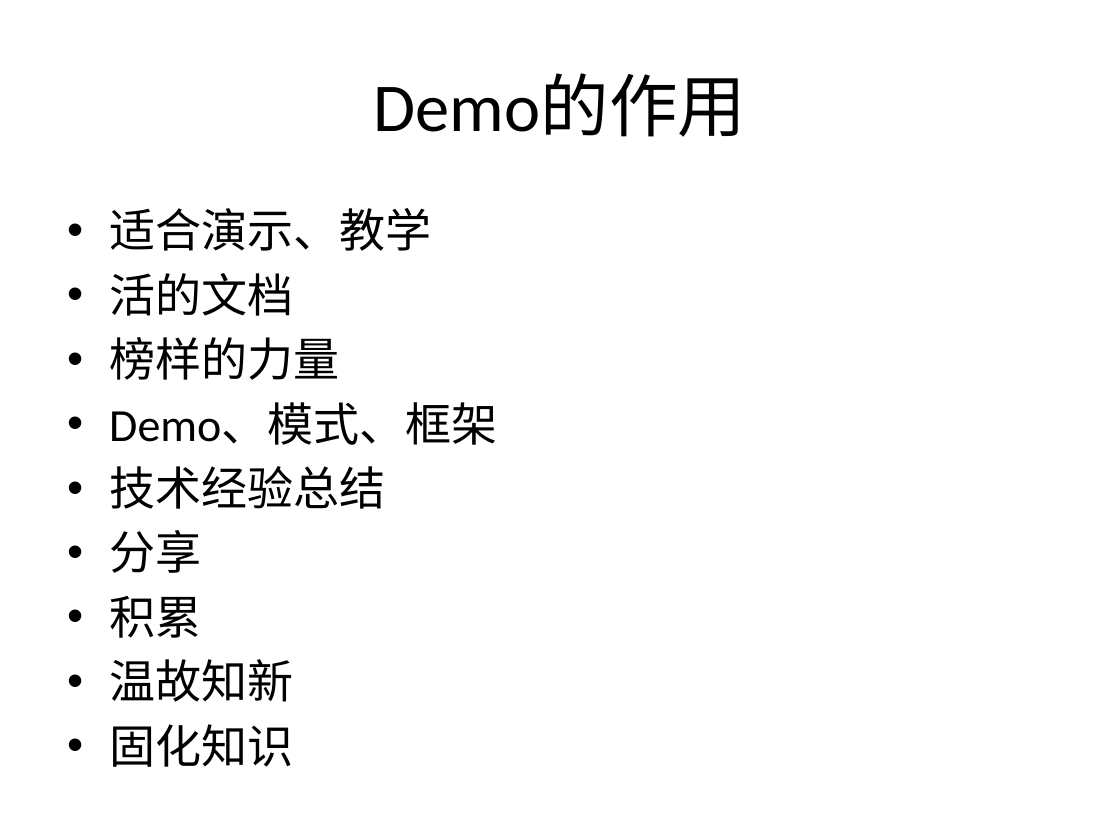
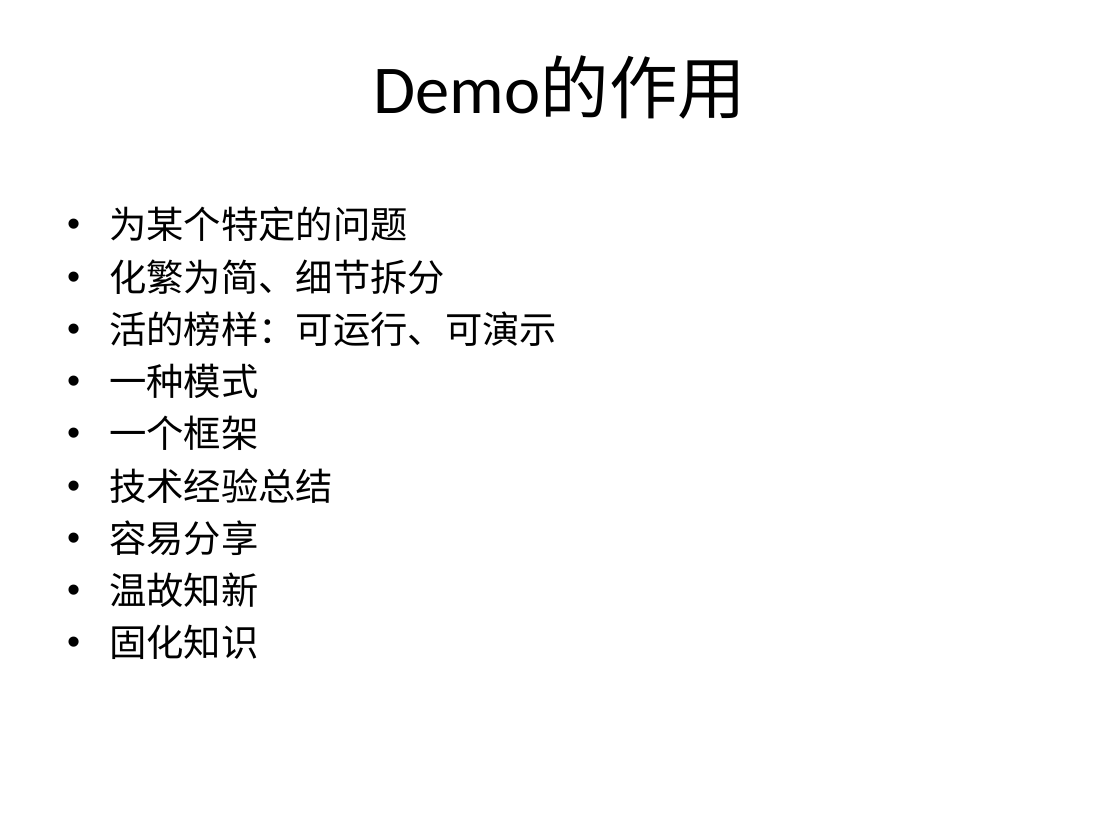
Before and after one commit to boubei-com/boubei-learn, a slide deck: slide 5 of doc/9.Demo的力量.pptx. Drawn at 1120x840 pixels with LibreOffice and Linux fonts; fonts in the diff are those of the drawing. Boxes give left, top, right and bottom in pixels: in the first picture for what was removed or moved away, otherwise in the second. Text is boxed around its words. In the diff, an @@ line names an element or a change of style, - is before the commit and + after.

```diff
--- a/doc/9.Demo的力量.pptx
+++ b/doc/9.Demo的力量.pptx
@@ title "Demo的作用": place and size @@
-title "Demo的作用" at <box>374,74,746,137</box>
+title "Demo的作用" at <box>374,57,746,119</box>
@@ text at <box>109,206,557,450</box>: text changed; size 29.6 to 24 pt @@
-• 适合演示、教学
-• 活的文档
-• 榜样的力量
-• Demo、模式、框架
+• 为某个特定的问题
+• 化繁为简、细节拆分
+• 活的榜样：可运行、可演示
+• 一种模式
+• 一个框架
@@ text at <box>109,468,333,659</box>: size 29.6 to 24 pt in "技术经验总结", "温故知新", "固化知识"; less space between paragraphs @@
@@ text at <box>109,520,258,555</box>: text changed; size 29.6 to 24 pt @@
-• 分享
-• 积累
+• 容易分享
```
Also in this commit, not shown: 5 other slides changed, 1 slide added, 1 slide removed, 10 other files.
